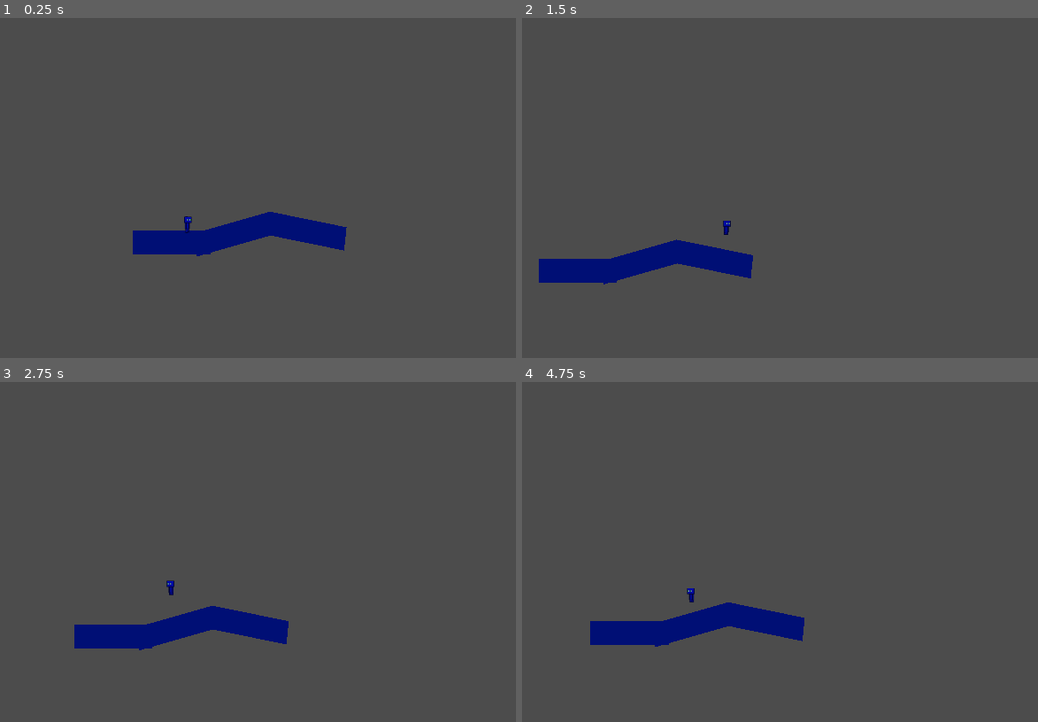
Above: before the commit, frames 1-4 (two rows, left to right).
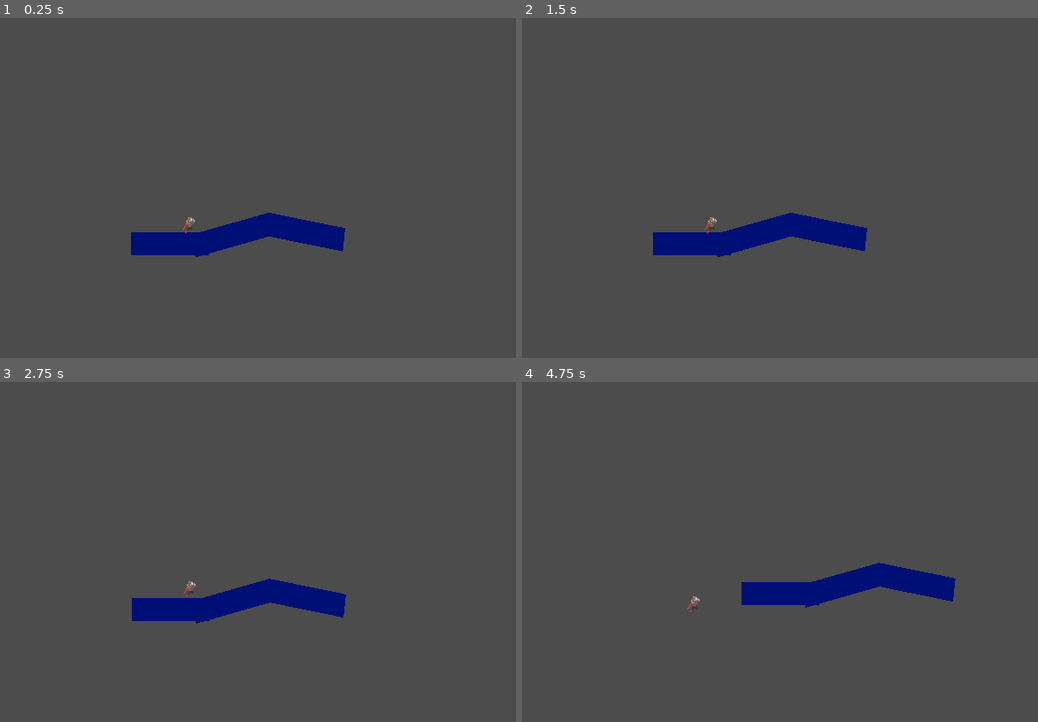
Above: after the commit, the same moments.

Repository: YaManTarzan/Roguelike
Game: Godot game, scene res://testLevels/PlayerTest.tscn
Same seed, same stepped clock (60 frames per second), same inputs: the game is played once before the commit and once after it. This scene is started directly instead of the project's main scene.
Inputs (mouse positions are in pixels of both pictures, inside the frame that each line leads up to):
- Up to frame 1 (0.25 s): no input
- Up to frame 2 (1.5 s): tap Enter at 0.5 s; move the mouse to (867, 205) at 0.52 s; hold W (up) 0.53-1.28 s; hold D (right) from 0.53 s (still down); move the mouse to (568, 245) at 1.27 s; tap W (up) at 1.35 s
- Up to frame 3 (2.75 s): tap W (up) at 1.52, 1.82 s; move the mouse to (258, 497) at 2.02 s; release D (right) at 2.03 s; hold A (left) from 2.03 s (still down); hold W (up) from 2.03 s (still down)
- Up to frame 4 (4.75 s): move the mouse to (676, 671) at 2.77 s; release A (left) at 2.78 s; release W (up) at 2.78 s; hold D (right) 2.78-4.28 s; tap W (up) at 2.85, 3.02, 3.32, 4.35, 4.52 s; move the mouse to (924, 650) at 3.52 s; hold W (up) 3.53-4.28 s; move the mouse to (outside the picture) at 4.27 s; hold A (left) from 4.28 s (still down)

The runs differ from the first frame. In frame 1, 0.4% of the frame differs, in the area x 25-68%, y 57-71%; in frame 2, 4.9%; in frame 3, 5.2%; in frame 4, 5.9%, in the area x 13-85%, y 53-78%.

Commit message:
Player state structure
idle, air, walk states

Diff:
--- a/player/Player.gd
+++ b/player/Player.gd
@@ -1,4 +1,5 @@
 extends KinematicBody2D
+class_name Player
 var velocity : Vector2 = Vector2(0,0)
 var up : Vector2 = Vector2(0,-1)
 var health : float = 100.0
@@ -6,24 +7,4 @@
 export var walkSpeed = 150
 export var jumpStrength = 150
 
-
-func _physics_process(_delta):
-
-	if Input.is_action_pressed("right"):
-		velocity.x = walkSpeed
-		$AnimatedSprite.set_flip_h(false)
-		$AnimatedSprite.set_animation('walk')
-	elif Input.is_action_pressed("left"):
-		velocity.x = -walkSpeed
-		$AnimatedSprite.set_flip_h(true)
-		$AnimatedSprite.set_animation('walk')
-	else:
-		velocity.x = 0
-		$AnimatedSprite.set_animation('idle')
-	if Input.is_action_pressed('up') and is_on_floor() == true:
-		velocity.y = -jumpStrength
-	elif is_on_floor() == false:
-		velocity.y += 10
-		$AnimatedSprite.set_animation('jump')
-
-	move_and_slide(velocity, up)
+var gravity = 400
--- a/player/Player.tscn
+++ b/player/Player.tscn
@@ -1,43 +1,42 @@
-[gd_scene load_steps=9 format=2]
+[gd_scene load_steps=20 format=2]
 
 [ext_resource path="res://assets/Player.png" type="Texture" id=1]
 [ext_resource path="res://player/Player.gd" type="Script" id=2]
+[ext_resource path="res://common/states/StateMachine.gd" type="Script" id=3]
+[ext_resource path="res://player/states/Idle.gd" type="Script" id=4]
+[ext_resource path="res://player/states/Air.gd" type="Script" id=5]
+[ext_resource path="res://player/states/Walk.gd" type="Script" id=6]
+[ext_resource path="res://assets/Individual Sprites/adventurer-run-05.png" type="Texture" id=7]
+[ext_resource path="res://assets/Individual Sprites/adventurer-run-03.png" type="Texture" id=8]
+[ext_resource path="res://assets/Individual Sprites/adventurer-run-02.png" type="Texture" id=9]
+[ext_resource path="res://assets/Individual Sprites/adventurer-run-01.png" type="Texture" id=10]
+[ext_resource path="res://assets/Individual Sprites/adventurer-run-04.png" type="Texture" id=11]
+[ext_resource path="res://assets/Individual Sprites/adventurer-jump-02.png" type="Texture" id=12]
+[ext_resource path="res://assets/Individual Sprites/adventurer-run-00.png" type="Texture" id=13]
+[ext_resource path="res://assets/Individual Sprites/adventurer-idle-00.png" type="Texture" id=14]
+[ext_resource path="res://assets/Individual Sprites/adventurer-idle-01.png" type="Texture" id=15]
+[ext_resource path="res://assets/Individual Sprites/adventurer-idle-02.png" type="Texture" id=16]
+[ext_resource path="res://assets/Individual Sprites/adventurer-idle-03.png" type="Texture" id=17]
 
 [sub_resource type="RectangleShape2D" id=13]
-extents = Vector2( 11, 29 )
-
-[sub_resource type="AtlasTexture" id=5]
-atlas = ExtResource( 1 )
-region = Rect2( 0, 26, 18, 26 )
-
-[sub_resource type="AtlasTexture" id=9]
-atlas = ExtResource( 1 )
-region = Rect2( 60, 26, 18, 26 )
-
-[sub_resource type="AtlasTexture" id=6]
-atlas = ExtResource( 1 )
-region = Rect2( 20, 26, 18, 26 )
-
-[sub_resource type="AtlasTexture" id=7]
-atlas = ExtResource( 1 )
-region = Rect2( 40, 26, 18, 26 )
+extents = Vector2( 9, 37.5 )
 
 [sub_resource type="SpriteFrames" id=14]
 animations = [ {
-"frames": [ SubResource( 5 ) ],
+"frames": [ ExtResource( 14 ), ExtResource( 15 ), ExtResource( 16 ), ExtResource( 17 ) ],
 "loop": true,
 "name": "idle",
 "speed": 5.0
 }, {
-"frames": [ SubResource( 9 ) ],
+"frames": [ ExtResource( 12 ) ],
 "loop": true,
 "name": "jump",
 "speed": 5.0
 }, {
-"frames": [ SubResource( 6 ), SubResource( 7 ) ],
+"frames": [ ExtResource( 13 ), ExtResource( 10 ), ExtResource( 9 ), ExtResource( 8 ), ExtResource( 11 ), ExtResource( 7 ) ],
 "loop": true,
 "name": "walk",
-"speed": 5.0
+"speed": 8.0
 } ]
 
 [node name="Player" type="KinematicBody2D"]
@@ -52,7 +51,7 @@
 frame = 2
 
 [node name="CollisionShape2D" type="CollisionShape2D" parent="."]
-position = Vector2( -7, -3 )
+position = Vector2( -9, 5.5 )
 shape = SubResource( 13 )
 
 [node name="AnimatedSprite" type="AnimatedSprite" parent="."]
@@ -65,3 +64,16 @@
 [node name="Camera2D" type="Camera2D" parent="."]
 current = true
 smoothing_enabled = true
+
+[node name="StateMachine" type="Node" parent="."]
+script = ExtResource( 3 )
+initial_state_path_name = NodePath("Idle")
+
+[node name="Idle" type="Node" parent="StateMachine"]
+script = ExtResource( 4 )
+
+[node name="Air" type="Node" parent="StateMachine"]
+script = ExtResource( 5 )
+
+[node name="Walk" type="Node" parent="StateMachine"]
+script = ExtResource( 6 )
--- /dev/null
+++ b/player/states/Air.gd
@@ -0,0 +1,21 @@
+extends 'State.gd'
+
+export var walkSpeed = 150
+export var jumpStrength = 150
+
+func _ready():
+	pass
+
+func physics_update(_delta: float):
+	if Input.is_action_pressed("right"):
+		player.velocity.x = walkSpeed
+	if Input.is_action_pressed("left"):
+		player.velocity.x = -walkSpeed
+		player.velocity.y += player.gravity * _delta
+		player.velocity = player.move_and_slide(player.velocity, Vector2.UP)
+	if player.is_on_floor():
+		if is_equal_approx(player.velocity.x,0.0):
+			state_machine.transition_to('Idle')
+
+		else:
+			state_machine.transition_to('Walk')
--- /dev/null
+++ b/player/states/Idle.gd
@@ -0,0 +1,17 @@
+extends 'State.gd'
+
+func _ready():
+	pass
+
+func enter(_msg ={}):
+	player.velocity = Vector2.ZERO
+
+func physics_update(_delta: float):
+	if player.is_on_floor():
+		if Input.is_action_pressed("right") or Input.is_action_pressed("left"):
+			state_machine.transition_to('Walk')
+		if Input.is_action_pressed("up"):
+			state_machine.transition_to('Air')
+	else:
+		state_machine.transition_to('Air')
+		return
--- /dev/null
+++ b/player/states/Slide.gd
@@ -0,0 +1,16 @@
+extends Node
+
+
+# Declare member variables here. Examples:
+# var a = 2
+# var b = "text"
+
+
+# Called when the node enters the scene tree for the first time.
+func _ready():
+	pass # Replace with function body.
+
+
+# Called every frame. 'delta' is the elapsed time since the previous frame.
+#func _process(delta):
+#	pass
--- /dev/null
+++ b/player/states/State.gd
@@ -0,0 +1,7 @@
+extends BaseState
+var player : Player
+
+func _ready():
+	yield(owner, "ready")
+	player = owner as Player
+	assert(player != null)
--- /dev/null
+++ b/player/states/Walk.gd
@@ -0,0 +1,18 @@
+extends 'State.gd'
+
+export var walkSpeed = 150
+export var jumpStrength = 150
+
+func _ready():
+	pass
+
+func physics_update(_delta: float):
+		if player.is_on_floor():
+			if Input.is_action_pressed("right"):
+				player.velocity.x = -walkSpeed
+			if Input.is_action_pressed("left"):
+				player.velocity.x = walkSpeed
+			player.velocity.y += player.gravity * _delta
+			player.velocity = player.move_and_slide(player.velocity, Vector2.UP)
+		if Input.is_action_pressed("up"):
+			state_machine.transition_to('Air')
--- a/project.godot
+++ b/project.godot
@@ -19,6 +19,11 @@
 "language": "GDScript",
 "path": "res://enemy/Enemy.gd"
 }, {
+"base": "KinematicBody2D",
+"class": "Player",
+"language": "GDScript",
+"path": "res://player/Player.gd"
+}, {
 "base": "Node",
 "class": "StateMachine",
 "language": "GDScript",
@@ -27,6 +32,7 @@
 _global_script_class_icons={
 "BaseState": "",
 "Enemy": "",
+"Player": "",
 "StateMachine": ""
 }
 
--- a/testLevels/PlayerTest.tscn
+++ b/testLevels/PlayerTest.tscn
@@ -49,5 +49,5 @@
 color = Color( 0, 0.0627451, 0.462745, 1 )
 
 [node name="Player" parent="." instance=ExtResource( 1 )]
-position = Vector2( 91, 132 )
+position = Vector2( 93, 132 )
 scale = Vector2( 0.3, 0.3 )
Binary file added: assets/Individual Sprites/adventurer-air-attack-3-end-00.png
Not shown, added: assets/Individual Sprites/adventurer-air-attack-3-end-00.png.import
Binary file added: assets/Individual Sprites/adventurer-air-attack-3-end-01.png
Not shown, added: assets/Individual Sprites/adventurer-air-attack-3-end-01.png.import
Binary file added: assets/Individual Sprites/adventurer-air-attack-3-end-02.png
Not shown, added: assets/Individual Sprites/adventurer-air-attack-3-end-02.png.import
Binary file added: assets/Individual Sprites/adventurer-air-attack1-00.png
Not shown, added: assets/Individual Sprites/adventurer-air-attack1-00.png.import
Binary file added: assets/Individual Sprites/adventurer-air-attack1-01.png
Not shown, added: assets/Individual Sprites/adventurer-air-attack1-01.png.import
Binary file added: assets/Individual Sprites/adventurer-air-attack1-02.png
Not shown, added: assets/Individual Sprites/adventurer-air-attack1-02.png.import
(and 206 more such lines)
